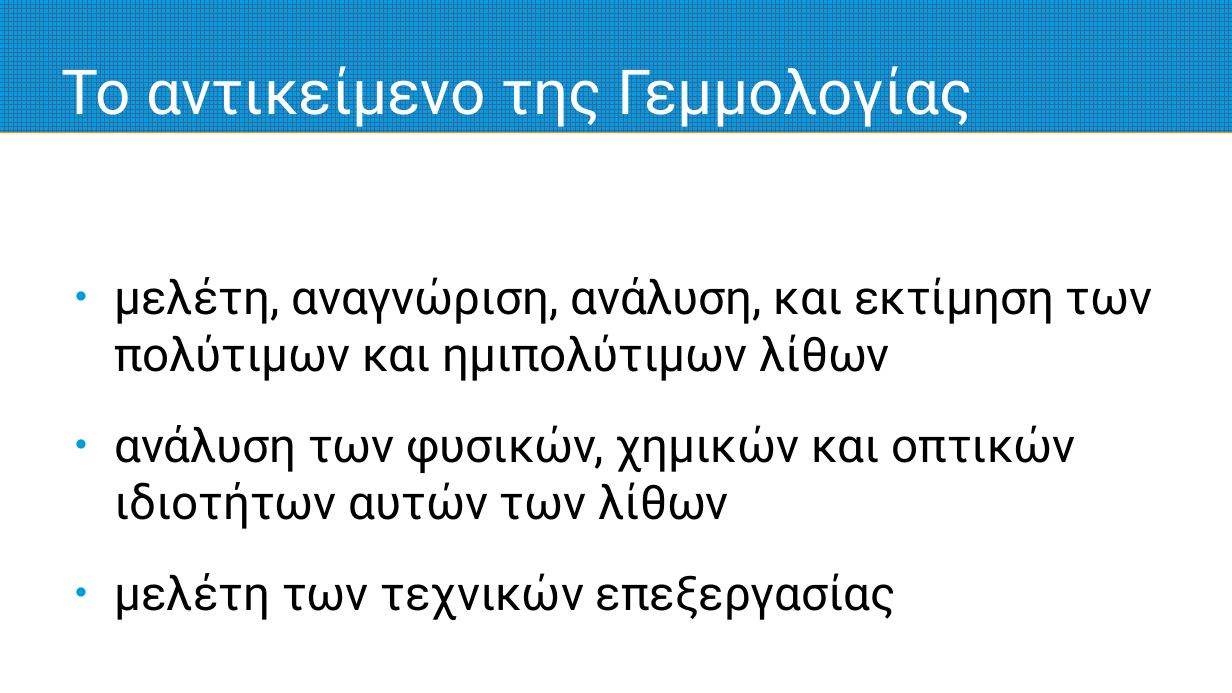
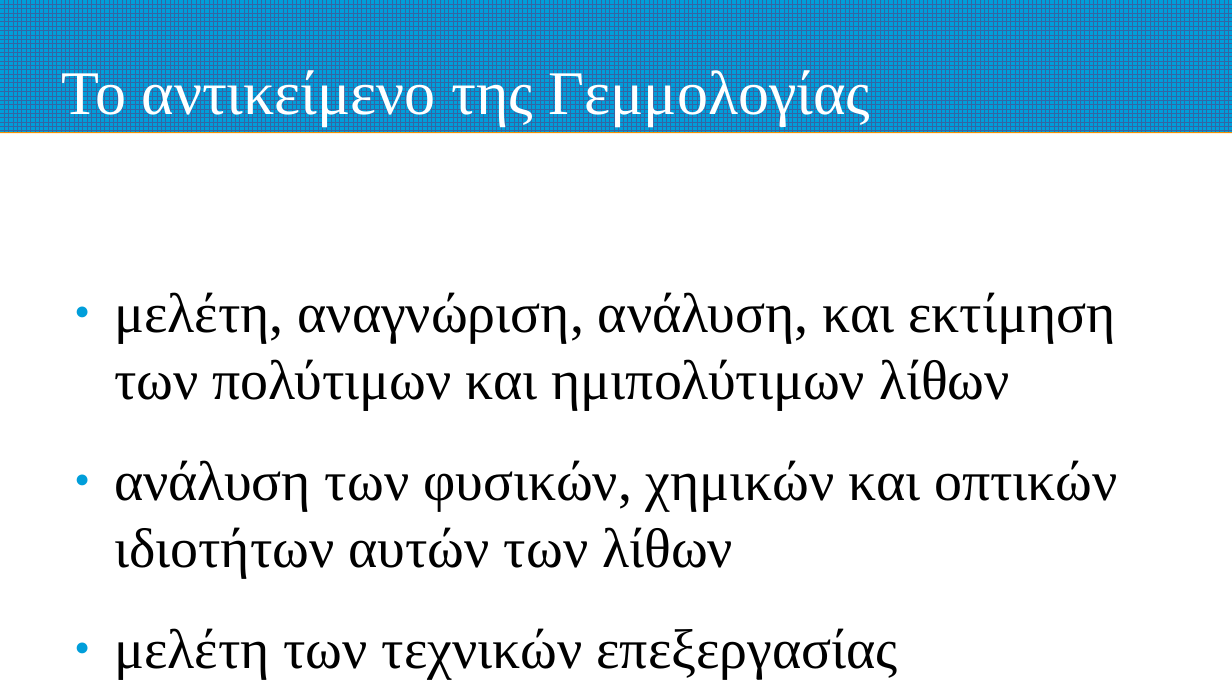
Before and after one commit to nickaiva/epas, a slide deck: slide 2 of preciousStones.odp. Drawn at 1232x693 pixels with LibreOffice and Linux fonts; fonts in the diff are those of the drawing. Boxes give left, top, right and bottom in pixels: in the first picture for what was removed or moved away, otherwise in the second. Text is boxed around its words. In the diff, an @@ line names an element or a change of style, - is before the commit and + after.

```diff
--- a/preciousStones.odp
+++ b/preciousStones.odp
@@ title "Το αντικείμενο της Γεμμολογίας" at box(61, 65, 871, 126): font Roboto to Times New Roman @@
@@ text "μελέτη, αναγνώριση, ανάλυση, και εκτίμηση ..." at box(114, 292, 1117, 679): size 30.6 to 36 pt, font Roboto to Times New Roman @@
```
Also in this commit, not shown: 32 other slides changed, 3 slides added, 1 other file.
